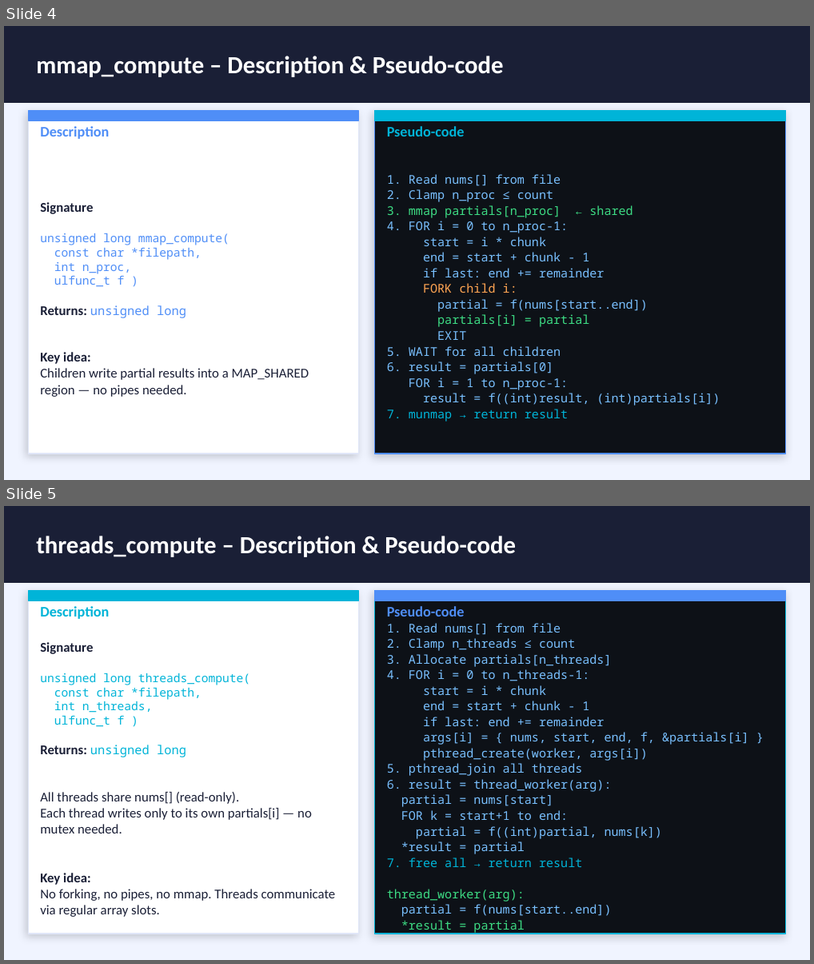
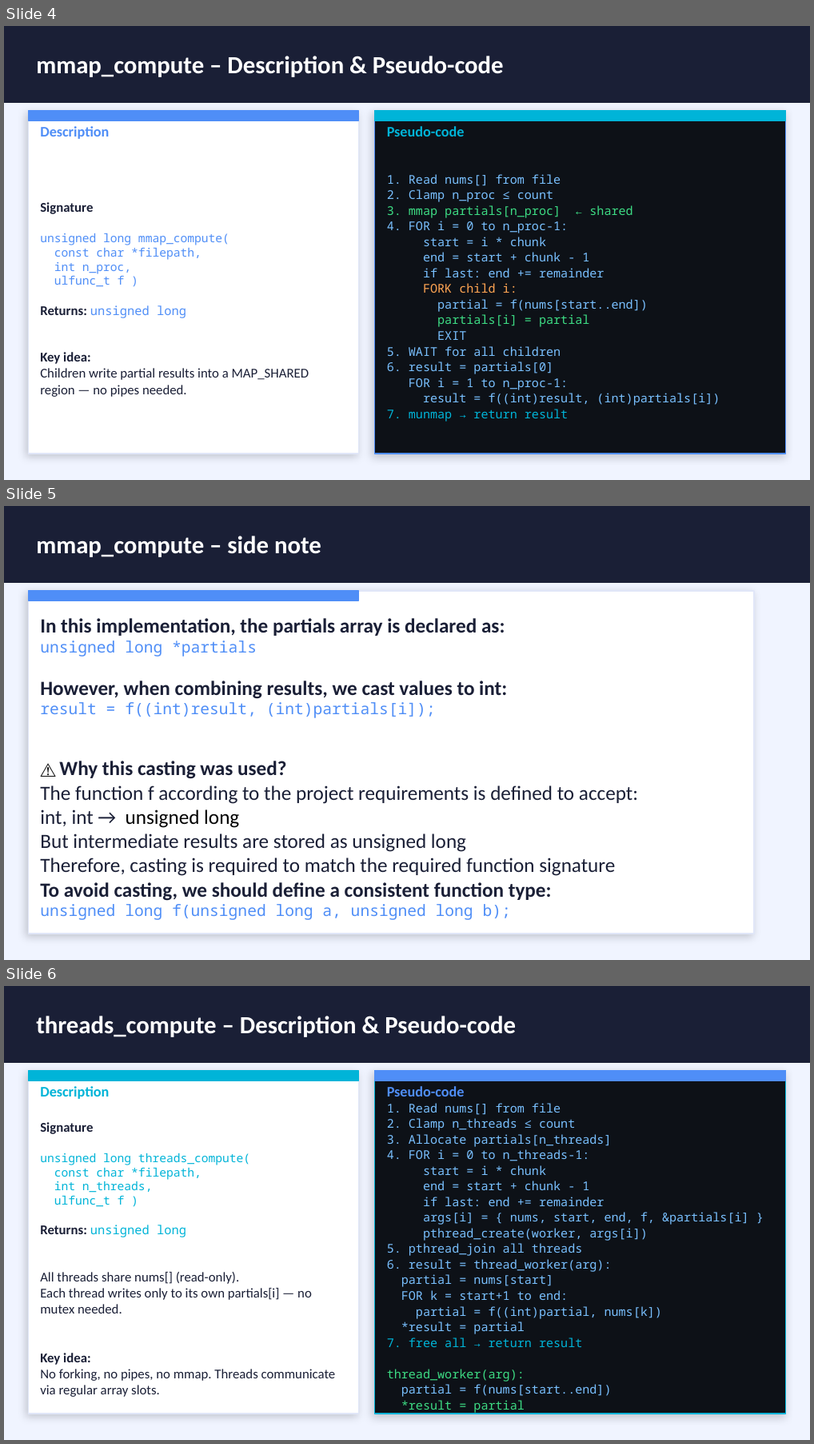
Before and after one commit to Sama3mad/Project-5---IPC-via-Shared-Memory-POSIX-Threads-, a slide deck: project_slides.pptx. Shown one above the other, each under a label of ours: slides 4 and 5 before the commit, slides 4, 5 and 6 after it. The pictures are 814x964 and 814x1444 pixels, drawn with LibreOffice and Linux fonts; fonts in the diff are those of the drawing. Boxes give left, top, right and bottom in pixels: in the first picture for what was removed or moved away, otherwise in the second. Text is boxed around its words. In the diff, an @@ line names an element or a change of style, - is before the commit and + after.

```diff
--- a/project_slides.pptx
+++ b/project_slides.pptx
@@ slide 5 added at <box>4,506,810,960</box>, background #F0F4FF @@
@@ rectangle added at <box>4,506,810,583</box>, fill #1A1F36, outline #1A1F36 1 pt @@
@@ text added at <box>36,536,322,557</box>, 22 pt, text #FFFFFF, bold @@
+mmap_compute – side note
@@ rectangle added at <box>28,591,754,933</box>, fill #FFFFFF, outline #E0E6F8 1 pt @@
@@ rectangle added at <box>28,591,359,600</box>, fill #4F8EF7, outline #4F8EF7 1 pt @@
@@ text added at <box>40,618,638,920</box>, 18 pt, text #1A1F36 @@
+In this implementation, the partials array is declared as:
+unsigned long *partials
+However, when combining results, we cast values to int:
+result = f((int)result, (int)partials[i]);
+⚠️ Why this casting was used?
+The function f according to the project requirements is defined to accept:
+int, int → unsigned long
+But intermediate results are stored as unsigned long
+Therefore, casting is required to match the required function signature
+To avoid casting, we should define a consistent function type:
+unsigned long f(unsigned long a, unsigned long b);
@@ what was slide 5 is now slide 6 @@
```
